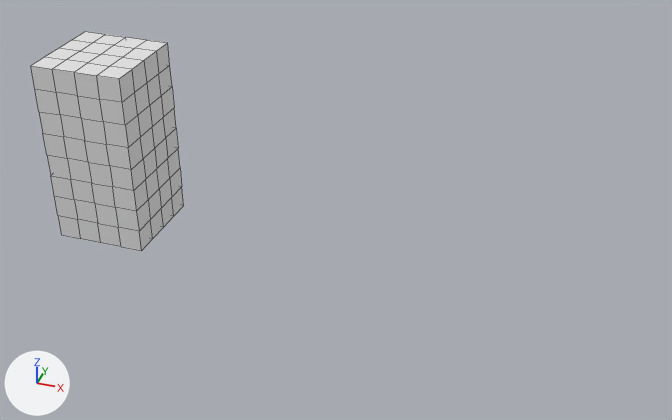
One commit to the Blender file examples/animations/animations.blend: the scene before it, then after it.
Before and after are seen from a 50 mm lens placed at (10.35, -15.47, 10.22), pointed at (5.11, -0.08, 0.31). The axes (+X, +Y, +Z) are drawn at lower left. The lights are the same throughout. Mesh edges are drawn as thin lines.

Objects in the first picture: 'SkinnedMesh'.
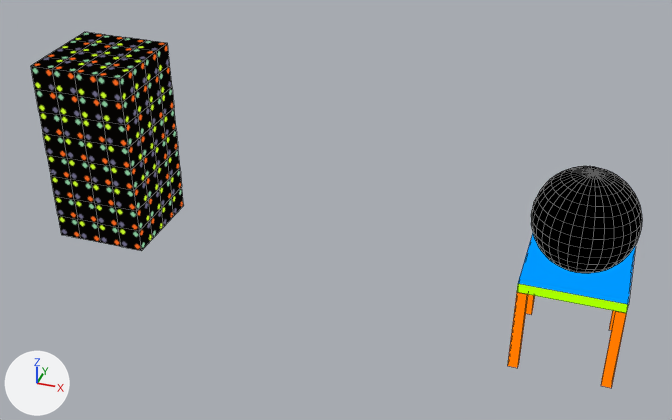
The change, as a list of edits to the scene's bpy script:
```text
Add img_testimage_png:
    img_testimage_png = load_image('testimage.png', 'testimage.png', 16, 16, 'sRGB')
Add mat_testimage:
    mat_testimage = bpy.data.materials.new('TestImage')
    mat_testimage.use_nodes = True; mat_testimage.node_tree.nodes.clear()
    _N = mat_testimage.node_tree.nodes; _L = mat_testimage.node_tree.links
    n0 = _N.new('ShaderNodeOutputMaterial'); n0.name = 'Material Output'
    n1 = _N.new('ShaderNodeTexImage'); n1.name = 'Image Texture'
    n1.image = img_testimage_png
    _L.new(n1.outputs[0], n0.inputs[0])  # 'Color' to 'Surface'
Change me_skinnedmesh:
    where me_skinnedmesh.from_pydata(...)  # 162 vertices, 160 faces; spans x -1.0..1.0, y -1.0..1.0, z -1.0..3.0
    add me_skinnedmesh.materials.append(mat_testimage)
Add me_table:
    me_table.from_pydata(...)  # 40 vertices, 26 faces; spans x -1.0..1.0, y -1.0..1.0, z -2.0..0.0
    me_table.materials.append(mat_material)
Change ob_sphere:
    remove ob_sphere.hide_set(True)  # its collection is switched off
    ob_sphere.parent: ob_pyramid -> ob_table
    ob_sphere.location: (0.0, 0.0, 2.81) -> (0.0, 0.0, 1.01)
Add ob_table:
    ob_table = bpy.data.objects.new('Table', me_table)
    ob_table.location = (10.0, 0.0, 0.0)
```

Location of each change, (x1, y1, x2, y2) in pixels of the pictures (672 x 420 px):
'SkinnedMesh', recoloured (grey to black): (31, 32, 184, 251) in both
'Sphere', shown: after (531, 166, 642, 274)
'Table', added: after (507, 234, 636, 388)
